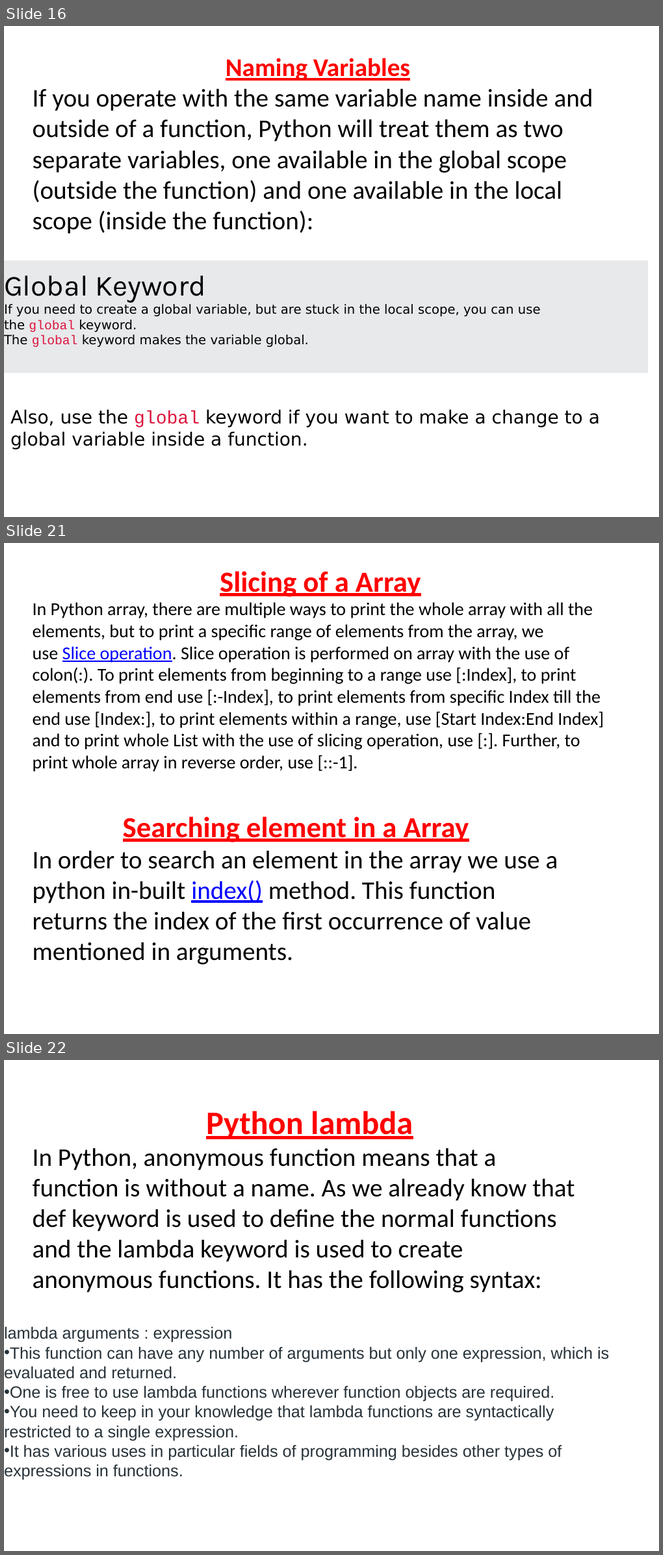
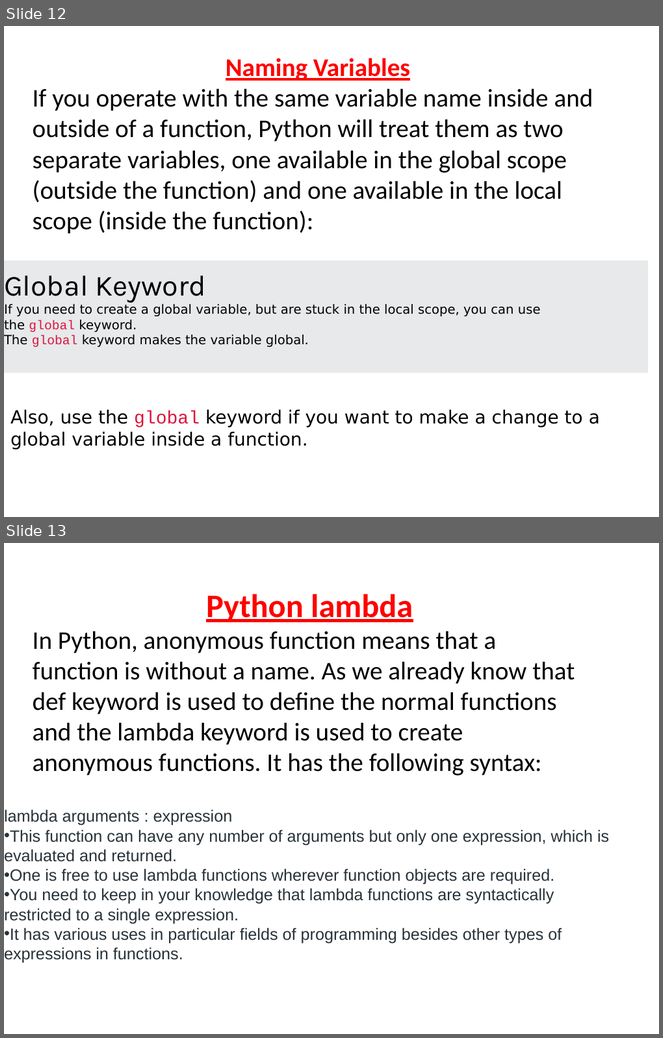
Before and after one commit to Praj-17/Python-Teaching-Slides, a slide deck: UNIT 4 FUNCTIONS.pptx. Shown one above the other, each under a label of ours: slides 16, 21 and 22 before the commit, slides 12 and 13 after it; the slides between them are not shown. The pictures are 663x1555 and 663x1038 pixels, drawn with LibreOffice and Linux fonts; fonts in the diff are those of the drawing. Boxes give left, top, right and bottom in pixels: in the first picture for what was removed or moved away, otherwise in the second. Text is boxed around its words. In the diff, an @@ line names an element or a change of style, - is before the commit and + after.

```diff
--- a/UNIT 4 FUNCTIONS.pptx
+++ b/UNIT 4 FUNCTIONS.pptx
@@ slide 21 removed at <box>4,543,659,1034</box>, background #FFFFFF @@
@@ text removed at <box>33,571,604,772</box> @@
-Slicing of a Array
-In Python array, there are multiple ways to print the whole array with all the elements, but to print a specific range of elements from the array, we use Slice operation. Slice operation is performed on array with the use of colon(:). To print elements from beginning to a range use [:Index], to print elements from end use [:-Index], to print elements from specific Index till the end use [Index:], to print elements within a range, use [Start Index:End Index] and to print whole List with the use of slicing operation, use [:]. Further, to print whole array in reverse order, use [::-1].
@@ text removed at <box>33,817,558,965</box> @@
-Searching element in a Array
-In order to search an element in the array we use a python in-built index() method. This function returns the index of the first occurrence of value mentioned in arguments.
@@ what was slide 16 is now slide 12 @@
@@ what was slide 22 is now slide 13 @@
```
Also in this commit, not shown: 2 slides changed, 1 slide added, 9 other slides removed, 10 other files.
